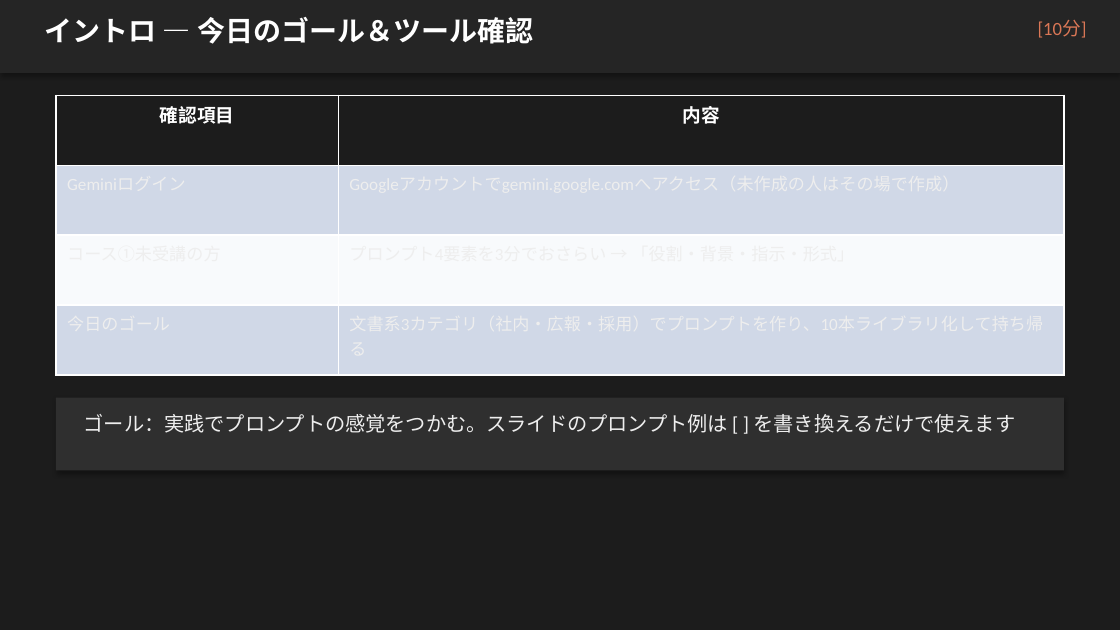
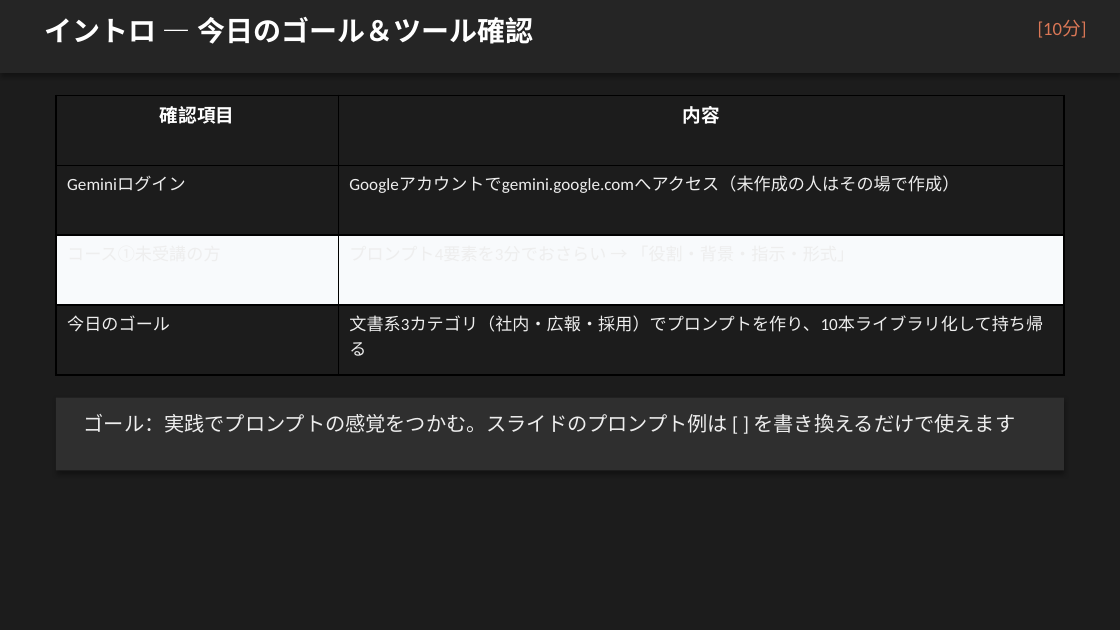
Before and after one commit to zatune-gif/kurashi-no-dodai-log, a slide deck: slide 4 of 00-01_han-ai/training-materials/course02_jissen_bunsho.pptx. Drawn at 1120x630 pixels with LibreOffice and Linux fonts; fonts in the diff are those of the drawing. Boxes give left, top, right and bottom in pixels: in the first picture for what was removed or moved away, otherwise in the second. Text is boxed around its words. In the diff, an @@ line names an element or a change of style, - is before the commit and + after.

```diff
--- a/00-01_han-ai/training-materials/course02_jissen_bunsho.pptx
+++ b/00-01_han-ai/training-materials/course02_jissen_bunsho.pptx
@@ table at [56,95,1064,375] @@
@@ fill #D0D8E8 to none in 4 cells @@
@@ borders changed @@
```
Also in this commit, not shown: 7 other slides changed, 4 other files.
